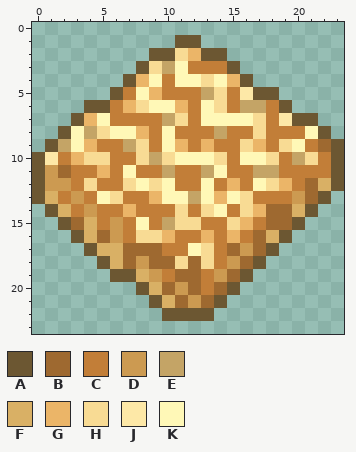
One commit to this pixel-art sprite: icons/24.png. The picture above is the old version.
The file is 24x24 pixels.
Palette (. is transparent): A #6c5732  B #9e6930  C #c27e38  D #cc9a51  E #c4a466  F #d9b065  G #ebb568  H #f8db94  J #fde8a7  K #fff8b7
Pixels before, first column x 0:
 1 ...........AA...........
 2 .........AAHGAA.........
 3 ........AHEKCCCA........
 4 .......AGKCKKHKGA.......
 5 ......ACKGCCCEHCJAA.....
 6 ....AACGHKKGCKHCEECA....
 7 ...AGKCCCCEHCKKKKHCJAA..
 8 ..AKEHKKGCKCCCECCHCCCKA.
 9 .AEKGCCEHCKGCGCCHGCHKCBA
10 AJCGHHCCHEHKKKHCKKHCEHCA
11 ADBCCGCKCCECCEKCCEECCCCA
12 ADDCHCCHKHKCCKCGCKHGCBFA
13 AFCDCKHCCGKKEKGKHCCCDBA.
14 .AFCDCCGCCCHCHKCHGBBFA..
15 ..ABFCDCKCEHHCCHGCBBA...
16 ...AFBDCHHGCCGCGCBFA....
17 ....AFFBBBCCKHCBDBA.....
18 .....AFBDBBHBHCDBA......
19 ......AAFDCBBCDBA.......
20 ........AFBDBCBA........
21 .........AFBDBA.........
22 ..........AAAA..........
Now the later version:
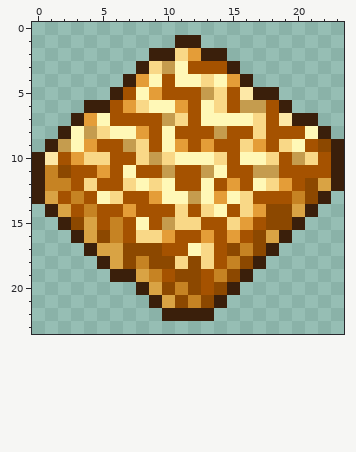
Changes in this commit:
colour A: #6c5732 -> #3a1f0b
colour B: #9e6930 -> #8c4800
colour C: #c27e38 -> #a55200
colour D: #cc9a51 -> #c68323
colour E: #c4a466 -> #c59c4e
colour F: #d9b065 -> #d9a344
colour G: #ebb568 -> #e49d38
colour H: #f8db94 -> #f9d887
